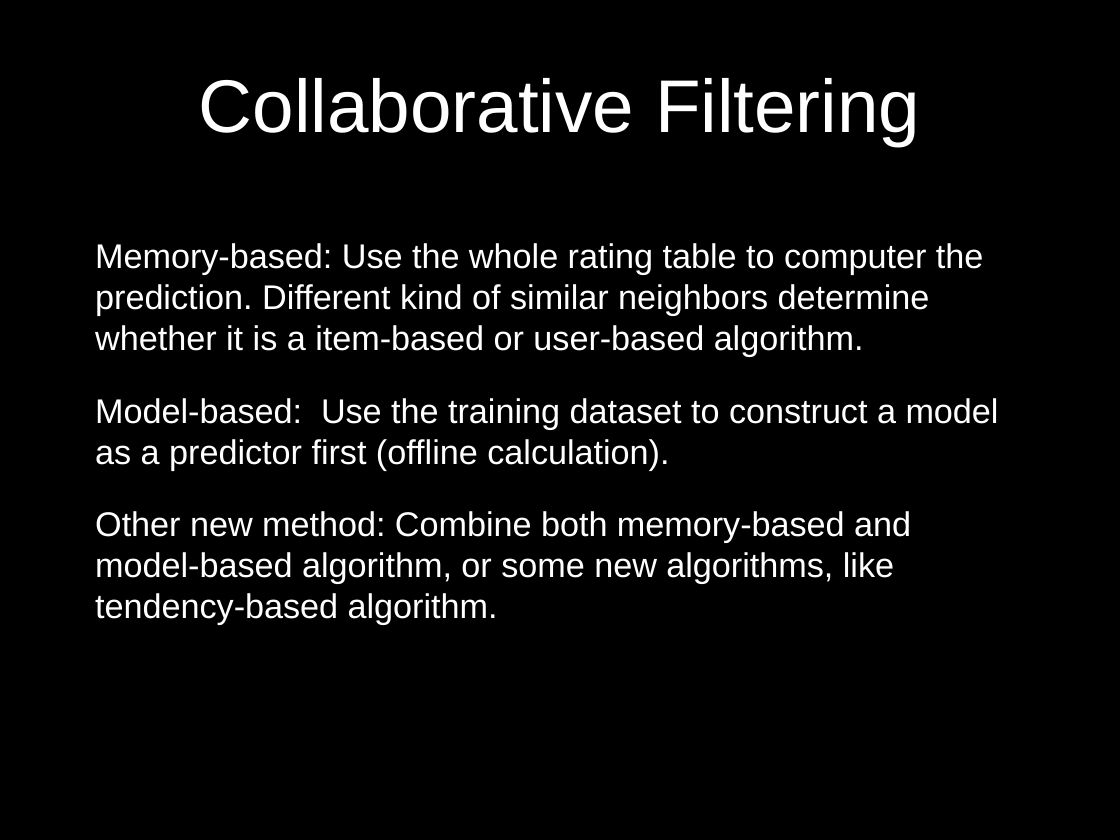
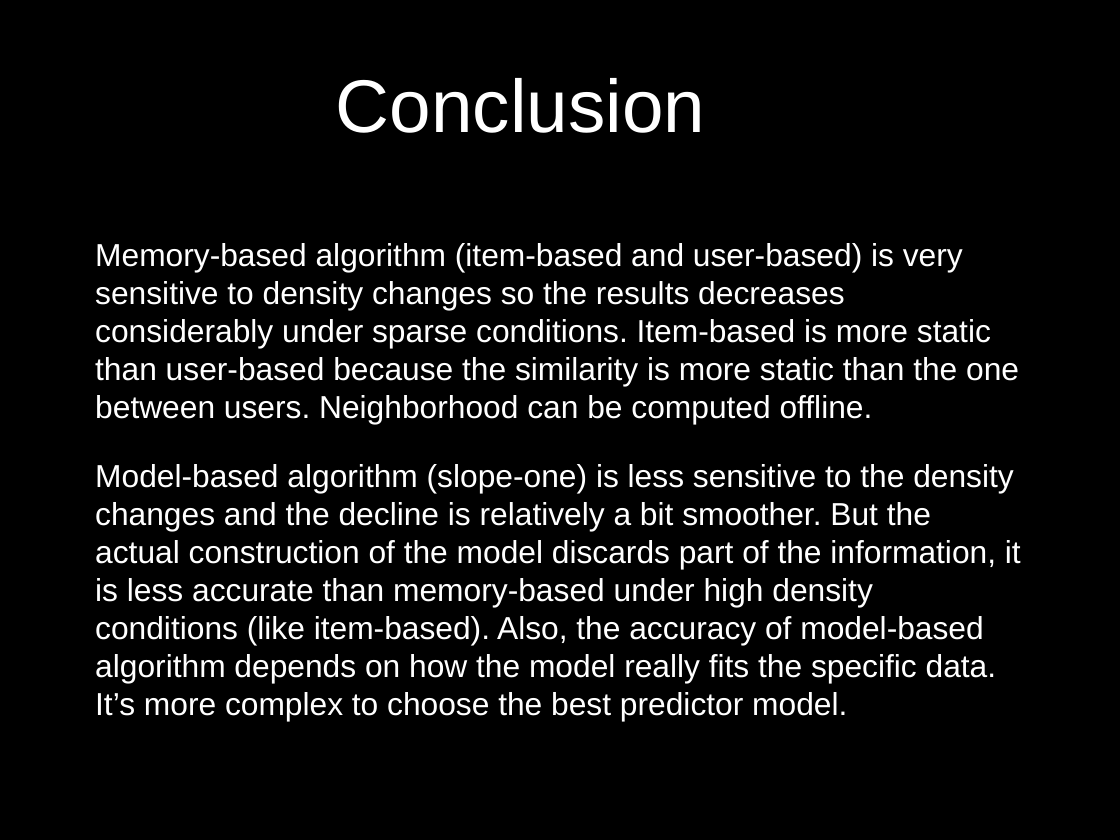
Before and after one commit to UCSBGauchos/MAE-data, a slide deck: slide 46 of Final Presentation.pptx (slide 4 before the commit). Drawn at 1120x840 pixels with LibreOffice and Linux fonts; fonts in the diff are those of the drawing; background and template pictures are left out. Boxes give left, top, right and bottom in pixels: in the first picture for what was removed or moved away, otherwise in the second. Text is boxed around its words. In the diff, an @@ line names an element or a change of style, - is before the commit and + after.

```diff
--- a/Final Presentation.pptx
+++ b/Final Presentation.pptx
@@ title at bbox=[336, 78, 705, 133]: text changed @@
-Collaborative Filtering
+Conclusion
@@ text at bbox=[95, 243, 1021, 721]: text changed; size 22 to 20.4 pt @@
-Memory-based: Use the whole rating table to computer the prediction. Different kind of similar neighbors determine whether it is a item-based or user-based algorithm.
-Model-based: Use the training dataset to construct a model as a predictor first (offline calculation).
-Other new method: Combine both memory-based and model-based algorithm, or some new algorithms, like tendency-based algorithm.
+Memory-based algorithm (item-based and user-based) is very sensitive to density changes so the results decreases considerably under sparse conditions. Item-based is more static than user-based because the similarity is more static than the one between users. Neighborhood can be computed offline.
+Model-based algorithm (slope-one) is less sensitive to the density changes and the decline is relatively a bit smoother. But the actual construction of the model discards part of the information, it is less accurate than memory-based under high density conditions (like item-based). Also, the accuracy of model-based algorithm depends on how the model really fits the specific data. It’s more complex to choose the best predictor model.
```
Also in this commit, not shown: 5 other slides changed, 11 slides added.
